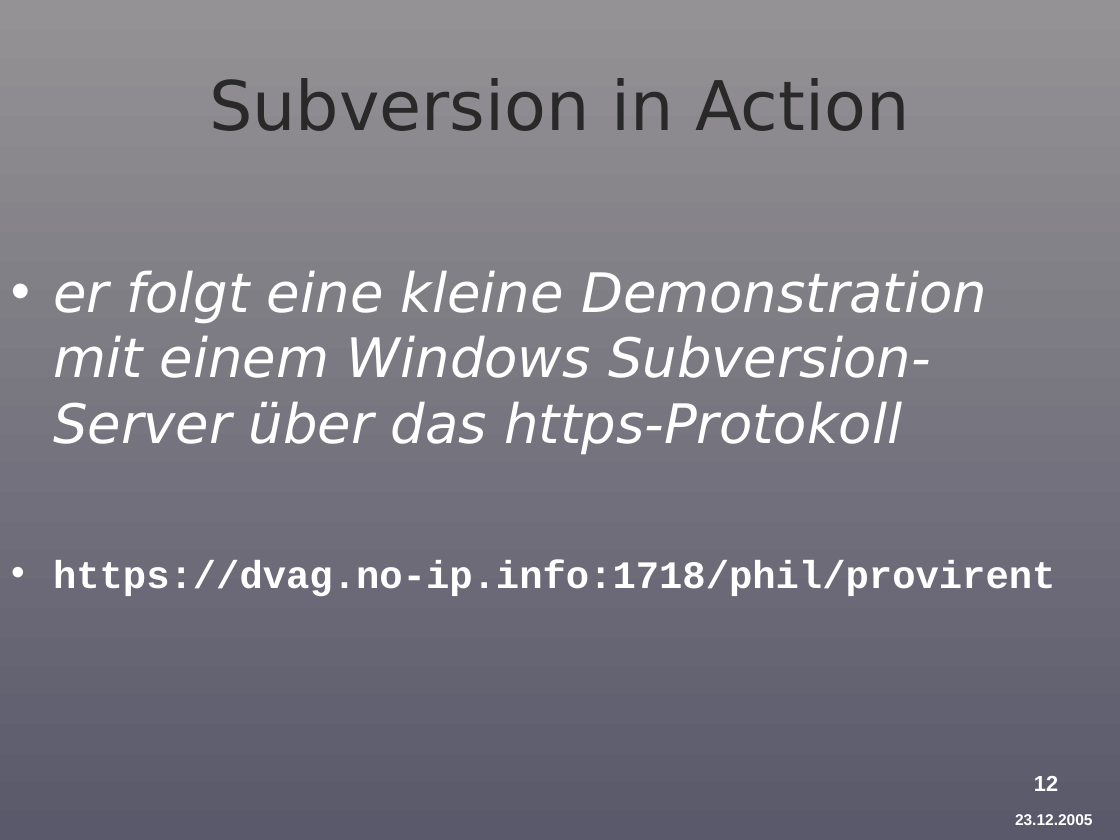
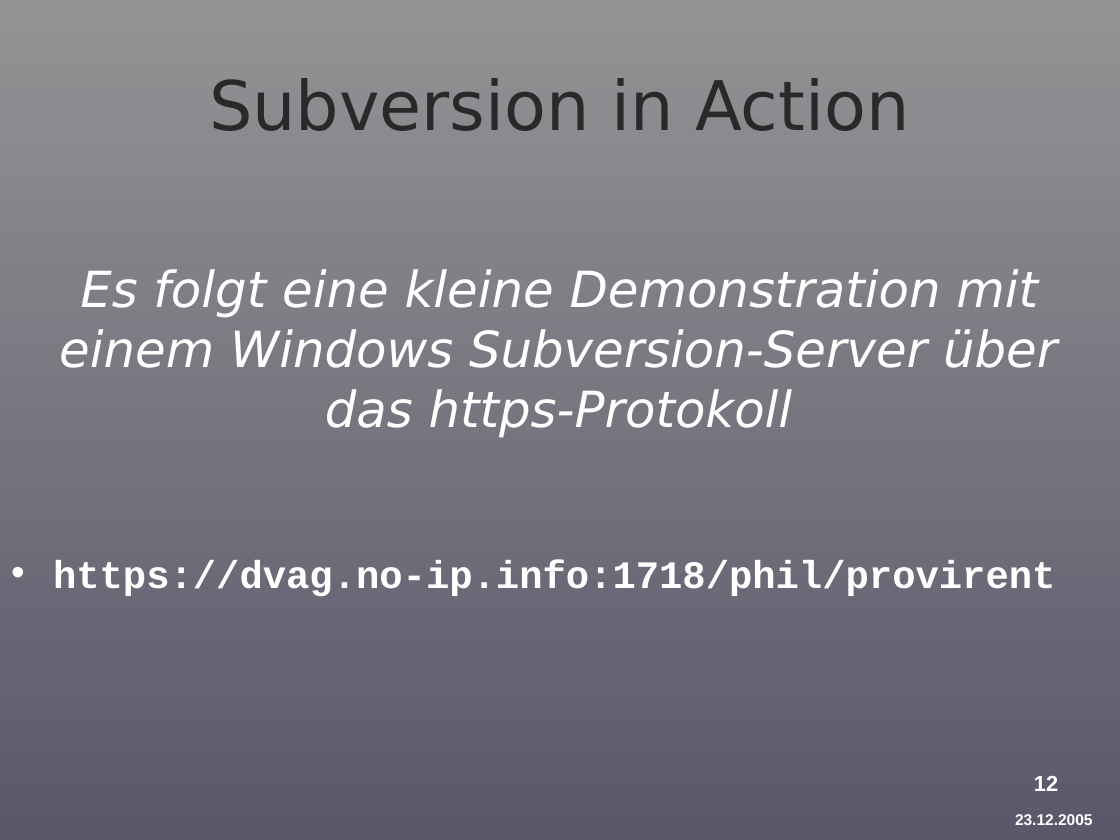
Before and after one commit to BackupTheBerlios/provirent-svn, a slide deck: slide 12 of docu/präsentation/Provirent-Vortrag-1-Schneider.ppt. Drawn at 1120x840 pixels with LibreOffice and Linux fonts; fonts in the diff are those of the drawing; background and template pictures are left out. Boxes give left, top, right and bottom in pixels: in the first picture for what was removed or moved away, otherwise in the second. Text is boxed around its words. In the diff, an @@ line names an element or a change of style, - is before the commit and + after.

```diff
--- a/docu/präsentation/Provirent-Vortrag-1-Schneider.ppt
+++ b/docu/präsentation/Provirent-Vortrag-1-Schneider.ppt
@@ text at <box>59,269,1057,438</box>: text changed; size 35 to 32 pt @@
-• er folgt eine kleine Demonstration mit einem Windows Subversion-Server über das https-Protokoll
+Es folgt eine kleine Demonstration mit einem Windows Subversion-Server über das https-Protokoll
```
Also in this commit, not shown: 1 other slide changed, 3 other files.
